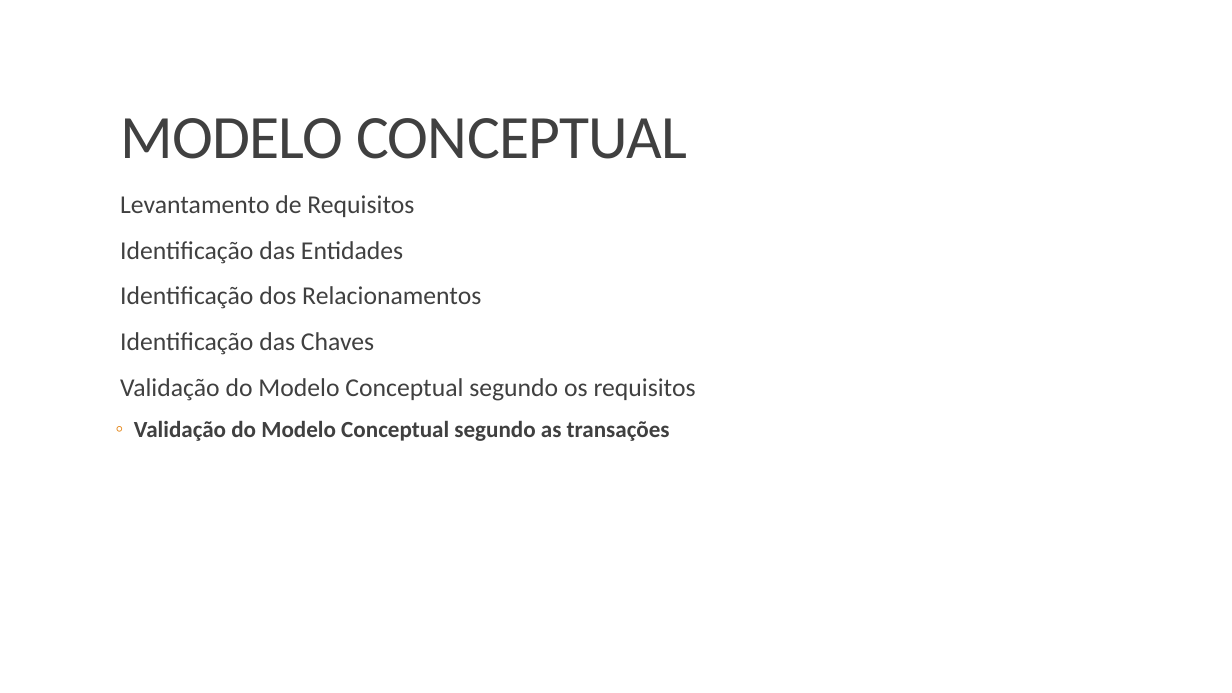
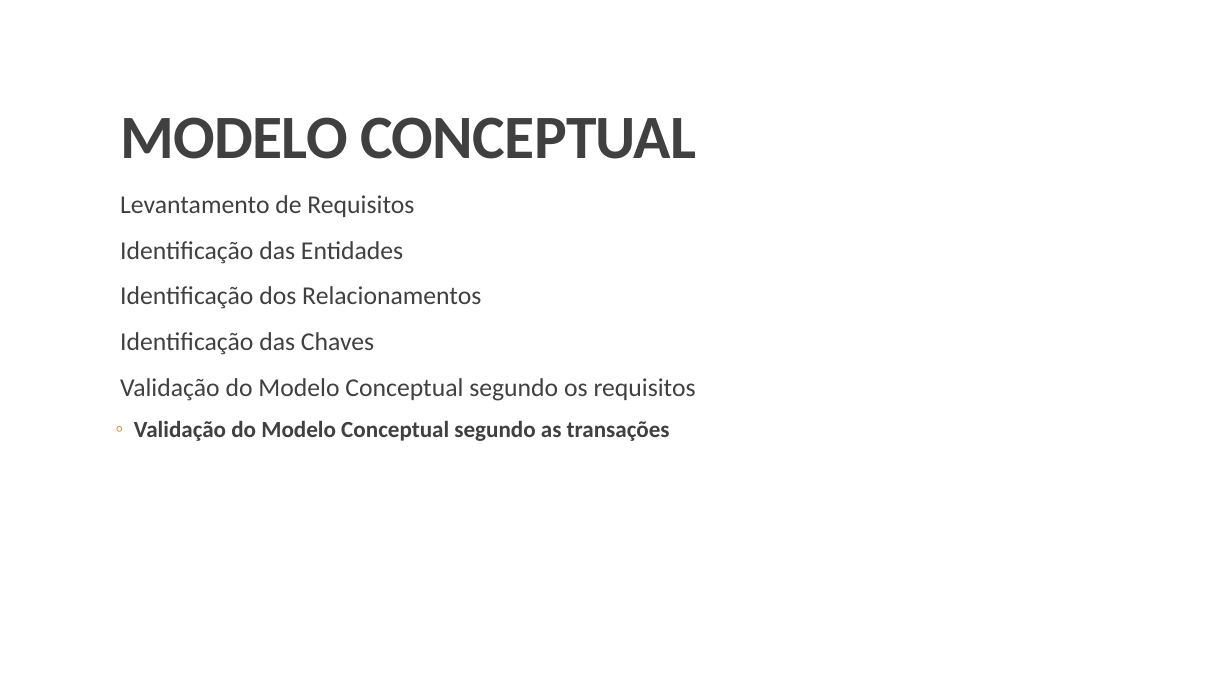
Before and after one commit to b-p3r/BD-1516, a slide deck: slide 8 of begininPP.pptx. Drawn at 1232x693 pixels with LibreOffice and Linux fonts; fonts in the diff are those of the drawing. Boxes give left, top, right and bottom in pixels: in the first picture for what was removed or moved away, otherwise in the second. Text is boxed around its words. In the diff, an @@ line names an element or a change of style, - is before the commit and + after.

Commit message:
submete antes modelo conceptual

```diff
--- a/begininPP.pptx
+++ b/begininPP.pptx
@@ title "MODELO CONCEPTUAL" at <box>120,117,696,159</box>: bold on @@
```
Also in this commit, not shown: 5 other slides changed.
